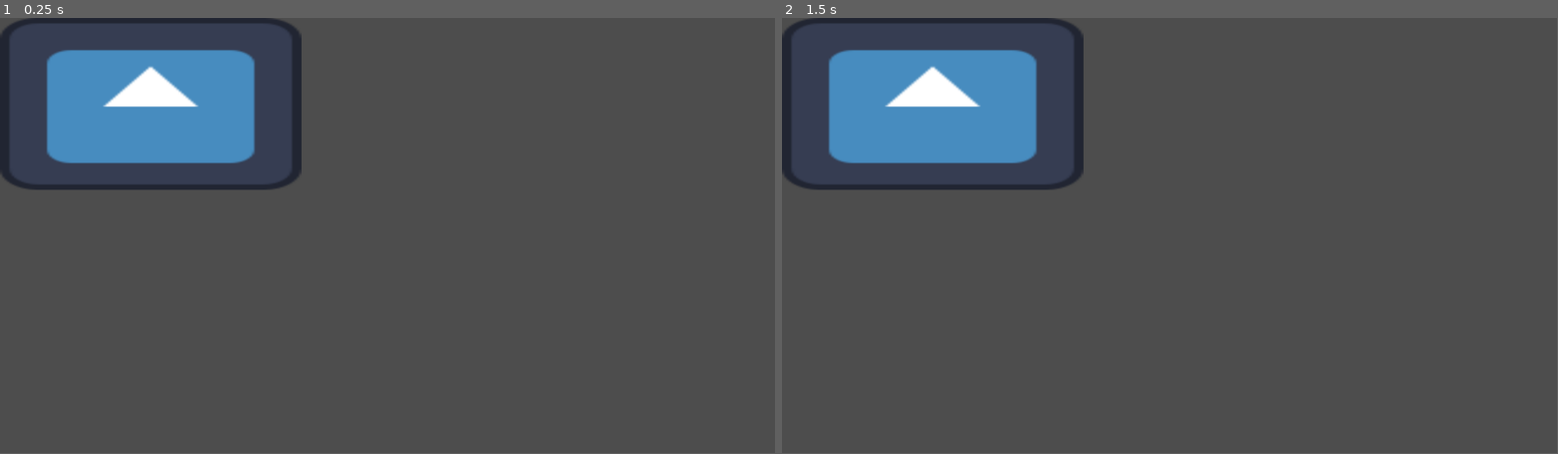
Above: before the commit, frames 1-2 (left to right).
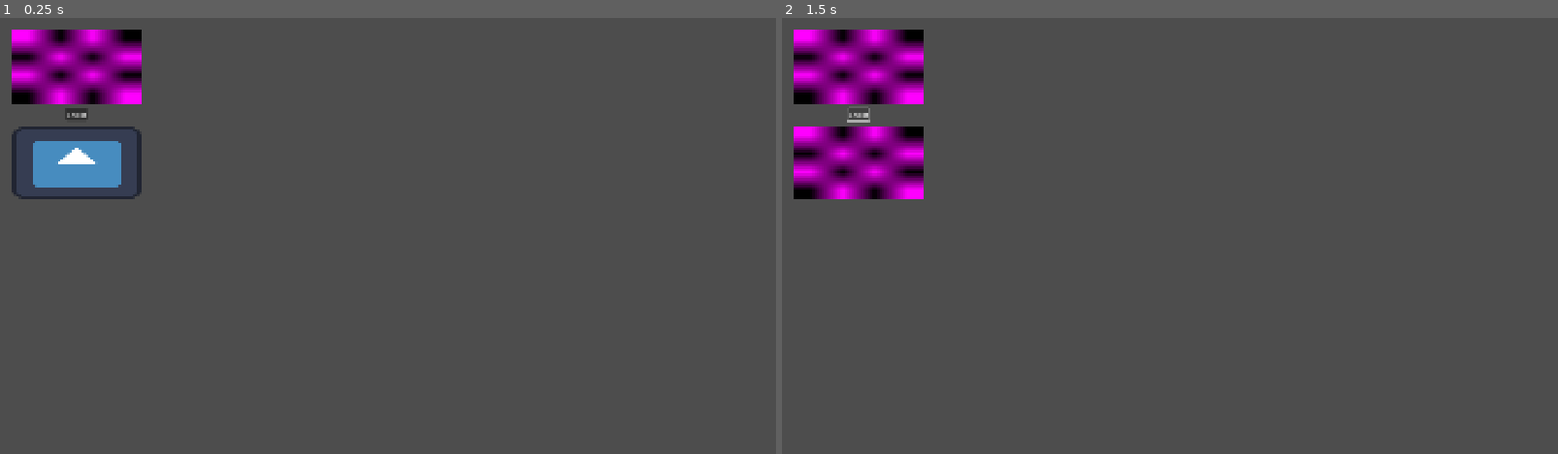
Above: after the commit, the same moments.

Repository: nielmclaren/WebcamAnimator
Game: Godot game, scene res://main.tscn
The game is run twice, just before and just after one commit, with the same random seed, the same clock (stepped at 60 frames per second) and the same inputs. The engine's default icon, where the game draws it, is replaced by a stand-in: a white triangle on a blue panel in a dark square.
Inputs (mouse positions are in pixels of both pictures, inside the frame that each line leads up to):
- Up to frame 1 (0.25 s): no input
- Up to frame 2 (1.5 s): click (859, 113) at 0.5 s, where only the run after the commit has a clickable "Shoot"; click (859, 113) at 1.25 s, where only the run after the commit has a clickable "Shoot"
The window is 799x449 before the commit and 800x450 after it. Grey fills any space a smaller window leaves; there, only what the larger window draws over its background counts as a difference.

The runs differ from the first frame. In frame 1, 11% of the frame differs, in the area x 0-39%, y 0-42%; in frame 2, 12%.

Commit message:
Organize files. Shoot and display a snapshot.

Diff:
--- /dev/null
+++ b/assets/theme.tres
@@ -0,0 +1,3 @@
+[gd_resource type="Theme" format=3 uid="uid://lmmxf7s8jsfe"]
+
+[resource]
--- a/globals/utils.gd
+++ b/globals/utils.gd
@@ -1,4 +1,9 @@
 extends Node
+
+func duplicate_texture(texture: Texture2D) -> Texture2D:
+	var image: Image = texture.get_image().duplicate()
+	return ImageTexture.create_from_image(image)
+
 
 func get_feed_position_string(value: CameraFeed.FeedPosition) -> String:
 	match value:
--- a/main.gd
+++ b/main.gd
@@ -1,56 +1,2 @@
 class_name Main
 extends Node2D
-
-@export var sprite: Sprite2D
-
-var _camera_name: String = "Insta360 Link 2C: Insta360 Link"
-var _camera: CameraFeed
-
-# Called when the node enters the scene tree for the first time.
-func _ready():
-	CameraServer.monitoring_feeds = true
-	CameraServer.camera_feeds_updated.connect(_camera_feeds_updated)
-
-
-func _camera_feeds_updated() -> void:
-	if _camera:
-		return
-
-	print("cameras:")
-	for feed in CameraServer.feeds():
-		if feed.get_name() == _camera_name:
-			_camera = feed
-
-	if _camera == null:
-		push_warning("No matching camera camera_name=", _camera_name)
-		return
-
-	print("using camera id=", _camera.get_id(), " ", _camera, " (", _camera.get_name(), ")")
-
-	print("Number of formats: ", _camera.formats.size())
-	for index: int in _camera.formats.size():
-		print(index, "\t", _camera.formats[index])
-
-	var format_index: int = 8
-	var format: Dictionary = _camera.formats[format_index]
-	print("Using format: ", format)
-	var format_result: bool = _camera.set_format(format_index, {})
-	if !format_result:
-		push_error("Failed to set camera format.")
-		return
-
-	_camera.feed_is_active = true
-
-	var texture: CameraTexture = CameraTexture.new()
-	texture.camera_feed_id = _camera.get_id()
-	texture.which_feed = CameraServer.FEED_Y_IMAGE
-	sprite.texture = texture
-
-	var texture_dimensions: Vector2 = Vector2(format.width, format.height)
-	var sprite_dimensions: Vector2 = Vector2(400, 500)
-	print(texture_dimensions, " ", sprite_dimensions)
-
-	var scale_x: float = sprite_dimensions.x / texture_dimensions.x
-	var scale_y: float = sprite_dimensions.y / texture_dimensions.y
-	var s: float = min(scale_x, scale_y)
-	sprite.scale = Vector2(s, s)
--- a/main.tscn
+++ b/main.tscn
@@ -1,13 +1,12 @@
 [gd_scene load_steps=3 format=3 uid="uid://dio26pg4ro5vm"]
 
 [ext_resource type="Script" uid="uid://br4hcoq32t7on" path="res://main.gd" id="1_ig7tw"]
-[ext_resource type="Texture2D" uid="uid://cr0umu1x0yigp" path="res://icon.svg" id="4_1bvp3"]
+[ext_resource type="PackedScene" uid="uid://fnvif5ajj4mq" path="res://webcam_animator.tscn" id="2_0xm2m"]
 
-[node name="Main" type="Node2D" node_paths=PackedStringArray("sprite")]
+[node name="Main" type="Node2D"]
 script = ExtResource("1_ig7tw")
-sprite = NodePath("Sprite2D")
 
-[node name="Sprite2D" type="Sprite2D" parent="."]
-scale = Vector2(3.5, 2)
-texture = ExtResource("4_1bvp3")
-centered = false
+[node name="WebcamAnimator" parent="." instance=ExtResource("2_0xm2m")]
+custom_minimum_size = Vector2(1920, 1080)
+offset_right = 1920.0
+offset_bottom = 1080.0
--- /dev/null
+++ b/managers/webcam_manager.gd
@@ -0,0 +1,52 @@
+class_name WebcamManager
+extends Node2D
+
+var _target_camera_name: String = "Insta360 Link 2C: Insta360 Link"
+var _camera: CameraFeed
+var _texture: CameraTexture
+
+
+func get_texture() -> CameraTexture:
+	return _texture
+
+
+func _init() -> void:
+	_texture = CameraTexture.new()
+
+
+func _ready():
+	CameraServer.monitoring_feeds = true
+	CameraServer.camera_feeds_updated.connect(_camera_feeds_updated)
+
+
+func _camera_feeds_updated() -> void:
+	if _camera:
+		return
+
+	print("WebcamManager Cameras:")
+	for feed in CameraServer.feeds():
+		if feed.get_name() == _target_camera_name:
+			_camera = feed
+
+	if _camera == null:
+		push_warning("WebcamManager No matching camera camera_name=", _target_camera_name)
+		return
+
+	print("WebcamManager Using camera id=", _camera.get_id(), " ", _camera, " (", _camera.get_name(), ")")
+
+	print("WebcamManager Number of formats: ", _camera.formats.size())
+	for index: int in _camera.formats.size():
+		print(index, "\t", _camera.formats[index])
+
+	var format_index: int = 8
+	var format: Dictionary = _camera.formats[format_index]
+	print("WebcamManager Using format: ", format)
+	var format_result: bool = _camera.set_format(format_index, {})
+	if !format_result:
+		push_error("WebcamManager Failed to set camera format.")
+		return
+
+	_camera.feed_is_active = true
+
+	_texture.camera_feed_id = _camera.get_id()
+	_texture.which_feed = CameraServer.FEED_Y_IMAGE
--- /dev/null
+++ b/managers/webcam_manager.tscn
@@ -0,0 +1,6 @@
+[gd_scene load_steps=2 format=3 uid="uid://bwm581ylae878"]
+
+[ext_resource type="Script" uid="uid://dqjisd6q81iuh" path="res://managers/webcam_manager.gd" id="1_ouwd3"]
+
+[node name="WebcamManager" type="Node2D"]
+script = ExtResource("1_ouwd3")
--- a/project.godot
+++ b/project.godot
@@ -19,6 +19,12 @@
 
 Utils="*res://globals/utils.gd"
 
+[display]
+
+window/size/viewport_width=1920
+window/size/viewport_height=1080
+window/stretch/mode="canvas_items"
+
 [rendering]
 
 renderer/rendering_method="gl_compatibility"
--- /dev/null
+++ b/webcam_animator.gd
@@ -0,0 +1,15 @@
+class_name WebcamAnimator
+extends Node2D
+
+@export var webcam_manager: WebcamManager
+@export var webcam_texture: TextureRect
+@export var shoot_button: Button
+@export var latest_shot_texture: TextureRect
+
+
+func _ready() -> void:
+	webcam_texture.texture = webcam_manager.get_texture()
+
+	shoot_button.pressed.connect(func() -> void:
+		latest_shot_texture.texture = Utils.duplicate_texture(webcam_manager.get_texture())
+	)
--- /dev/null
+++ b/webcam_animator.tscn
@@ -0,0 +1,70 @@
+[gd_scene load_steps=5 format=3 uid="uid://fnvif5ajj4mq"]
+
+[ext_resource type="Script" uid="uid://bhbv87wyxjivd" path="res://webcam_animator.gd" id="1_4eb07"]
+[ext_resource type="Texture2D" uid="uid://cr0umu1x0yigp" path="res://icon.svg" id="1_ca471"]
+[ext_resource type="Theme" uid="uid://lmmxf7s8jsfe" path="res://assets/theme.tres" id="1_vrwaq"]
+[ext_resource type="PackedScene" uid="uid://bwm581ylae878" path="res://managers/webcam_manager.tscn" id="4_88dam"]
+
+[node name="WebcamAnimator" type="Node2D" node_paths=PackedStringArray("webcam_manager", "webcam_texture", "shoot_button", "latest_shot_texture")]
+script = ExtResource("1_4eb07")
+webcam_manager = NodePath("WebcamManager")
+webcam_texture = NodePath("MarginContainer/HBoxContainer/WebcamPanel/WebcamDisplay/WebcamTexture")
+shoot_button = NodePath("MarginContainer/HBoxContainer/WebcamPanel/WebcamButtons/ShootButton")
+latest_shot_texture = NodePath("MarginContainer/HBoxContainer/WebcamPanel/LatestShotDisplay/LatestShotTexture")
+
+[node name="MarginContainer" type="MarginContainer" parent="."]
+custom_minimum_size = Vector2(1920, 1020)
+theme = ExtResource("1_vrwaq")
+theme_override_constants/margin_left = 20
+theme_override_constants/margin_top = 20
+theme_override_constants/margin_right = 20
+theme_override_constants/margin_bottom = 20
+
+[node name="HBoxContainer" type="HBoxContainer" parent="MarginContainer"]
+layout_mode = 2
+
+[node name="WebcamPanel" type="VBoxContainer" parent="MarginContainer/HBoxContainer"]
+layout_mode = 2
+
+[node name="WebcamDisplay" type="MarginContainer" parent="MarginContainer/HBoxContainer/WebcamPanel"]
+custom_minimum_size = Vector2(340, 200)
+layout_mode = 2
+theme_override_constants/margin_left = 10
+theme_override_constants/margin_top = 10
+theme_override_constants/margin_right = 10
+theme_override_constants/margin_bottom = 10
+
+[node name="WebcamTexture" type="TextureRect" parent="MarginContainer/HBoxContainer/WebcamPanel/WebcamDisplay"]
+layout_mode = 2
+texture = ExtResource("1_ca471")
+expand_mode = 1
+
+[node name="WebcamButtons" type="HBoxContainer" parent="MarginContainer/HBoxContainer/WebcamPanel"]
+layout_mode = 2
+alignment = 1
+
+[node name="ShootButton" type="Button" parent="MarginContainer/HBoxContainer/WebcamPanel/WebcamButtons"]
+layout_mode = 2
+text = "Shoot
+"
+
+[node name="LatestShotDisplay" type="MarginContainer" parent="MarginContainer/HBoxContainer/WebcamPanel"]
+custom_minimum_size = Vector2(340, 200)
+layout_mode = 2
+theme_override_constants/margin_left = 10
+theme_override_constants/margin_top = 10
+theme_override_constants/margin_right = 10
+theme_override_constants/margin_bottom = 10
+
+[node name="LatestShotTexture" type="TextureRect" parent="MarginContainer/HBoxContainer/WebcamPanel/LatestShotDisplay"]
+layout_mode = 2
+texture = ExtResource("1_ca471")
+expand_mode = 1
+
+[node name="RecentShotsGrid" type="GridContainer" parent="MarginContainer/HBoxContainer/WebcamPanel"]
+layout_mode = 2
+
+[node name="AnimPanel" type="VBoxContainer" parent="MarginContainer/HBoxContainer"]
+layout_mode = 2
+
+[node name="WebcamManager" parent="." instance=ExtResource("4_88dam")]
Not shown, added: managers/webcam_manager.gd.uid
Not shown, added: webcam_animator.gd.uid
